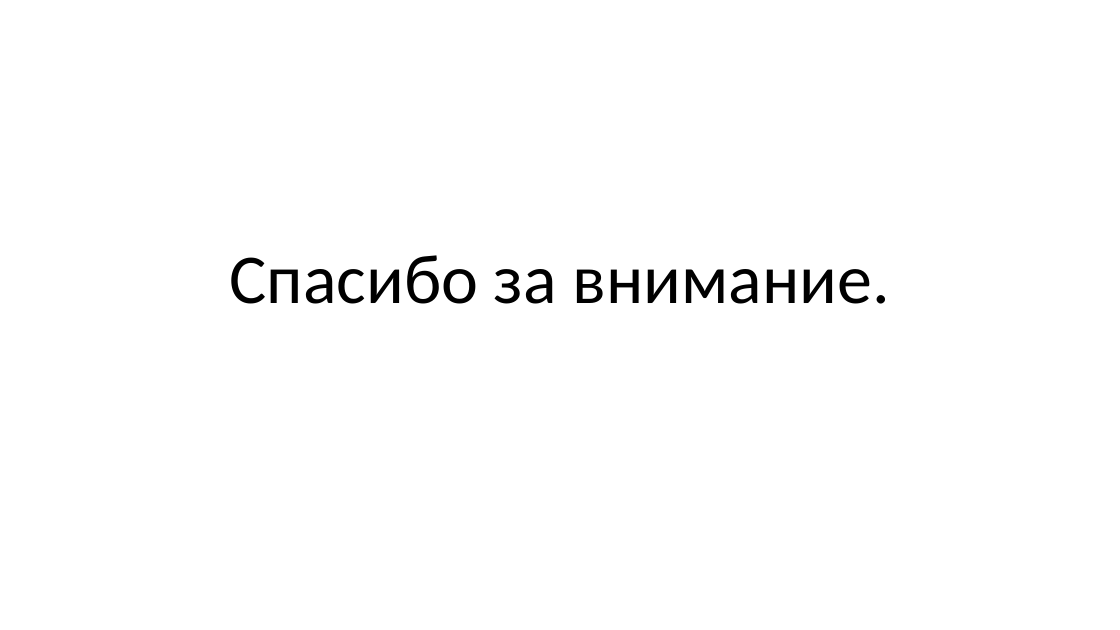
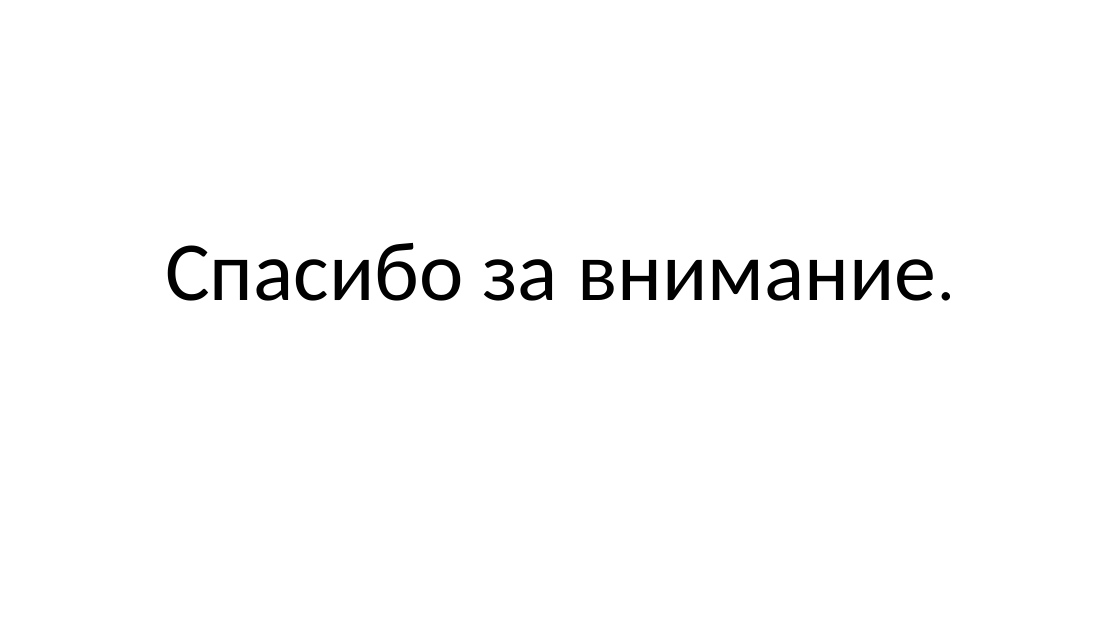
Before and after one commit to aNOOBisTheGod/MegaPolls, a slide deck: slide 7 of MegaPolls.pptx. Drawn at 1120x630 pixels with LibreOffice and Linux fonts; fonts in the diff are those of the drawing. Boxes give left, top, right and bottom in pixels: in the first picture for what was removed or moved away, otherwise in the second. Text is boxed around its words. In the diff, an @@ line names an element or a change of style, - is before the commit and + after.

```diff
--- a/MegaPolls.pptx
+++ b/MegaPolls.pptx
@@ title "Спасибо за внимание." at (165,243,936,301): size 60 to 72 pt @@
```
Also in this commit, not shown: 5 other slides changed, 13 other files.
